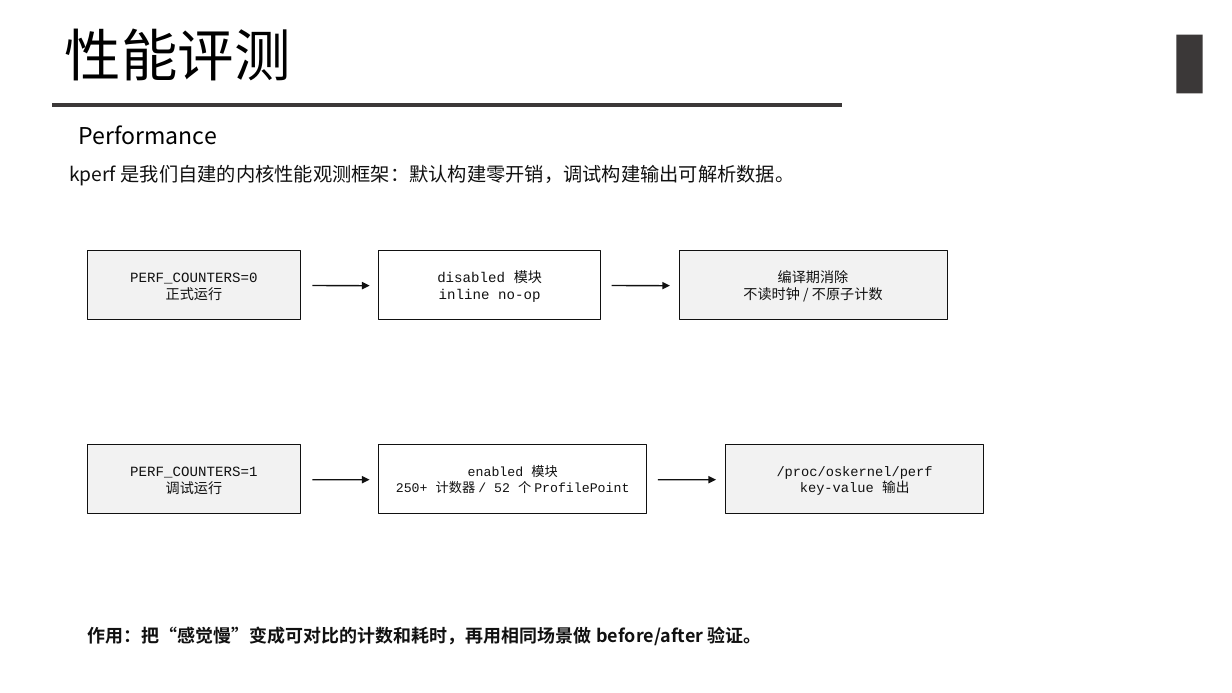
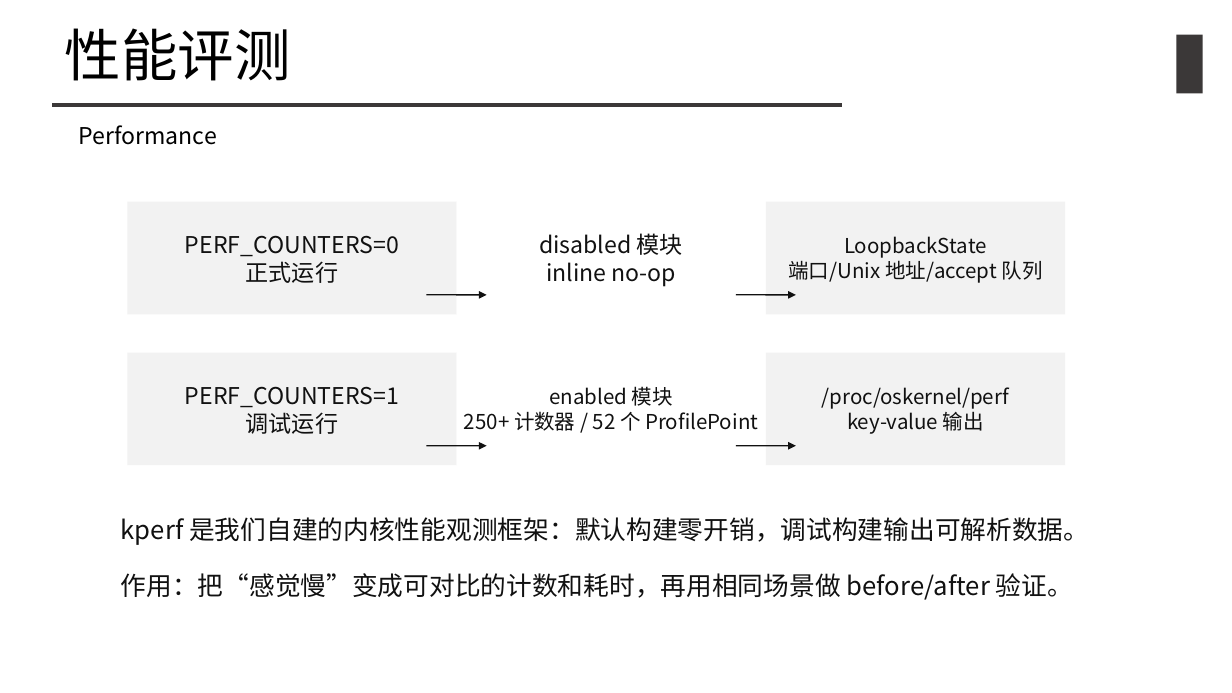
Before and after one commit to pengstem/WHUSP, a slide deck: slide 29 of WHUSP 初赛汇报.pptx (slide 28 before the commit). Drawn at 1232x693 pixels with LibreOffice and Linux fonts; fonts in the diff are those of the drawing. Boxes give left, top, right and bottom in pixels: in the first picture for what was removed or moved away, otherwise in the second. Text is boxed around its words. In the diff, an @@ line names an element or a change of style, - is before the commit and + after.

```diff
--- a/WHUSP 初赛汇报.pptx
+++ b/WHUSP 初赛汇报.pptx
@@ rectangle "PERF_COUNTERS=0": place and size @@
-rectangle "PERF_COUNTERS=0" at (88,250,300,320)
+rectangle "PERF_COUNTERS=0" at (128,201,457,314)
@@ size 11 to 18 pt, font Courier New to Noto Sans CJK SC; outline #111111 0.8 pt to none in 3 elements at (128,201,457,314), (128,353,457,466), (539,233,683,286) @@
@@ text "disabled 模块": place and size @@
-text "disabled 模块" at (379,250,601,320)
+text "disabled 模块" at (539,233,683,286)
@@ rectangle added at (766,201,1066,314), fill #F2F2F2, 16 pt, text #111111 @@
+LoopbackState
+端口/Unix 地址/accept 队列
@@ rectangle removed at (679,250,947,320) @@
-编译期消除
-不读时钟 / 不原子计数
@@ arrow moved from (312, 286) - (370, 286) to (427, 295) - (487, 295) @@
@@ arrow moved from (612, 286) - (670, 286) to (736, 295) - (796, 295) @@
@@ rectangle "PERF_COUNTERS=1": place and size @@
-rectangle "PERF_COUNTERS=1" at (88,445,300,514)
+rectangle "PERF_COUNTERS=1" at (128,353,457,466)
@@ text "enabled 模块": place and size @@
-text "enabled 模块" at (379,445,647,514)
+text "enabled 模块" at (464,386,758,431)
@@ text "enabled 模块" at (464,386,758,431): size 10.3 to 16 pt, font Courier New to Noto Sans CJK SC; outline #111111 0.8 pt to none @@
@@ rectangle "/proc/oskernel/perf": place and size @@
-rectangle "/proc/oskernel/perf" at (726,445,984,514)
+rectangle "/proc/oskernel/perf" at (766,353,1066,466)
@@ rectangle "/proc/oskernel/perf" at (766,353,1066,466): size 10.7 to 16 pt, font Courier New to Noto Sans CJK SC; outline #111111 0.8 pt to none @@
@@ arrow moved from (312, 480) - (370, 480) to (427, 445) - (487, 445) @@
@@ arrow moved from (658, 480) - (716, 480) to (736, 445) - (796, 445) @@
@@ text "kperf 是我们自建的内核性能观测框架：默认构建零开销，调试构建输出可解析数据。": place and size @@
-text "kperf 是我们自建的内核性能观测框架：默认构建零开销，调试构建输出可解析数据。" at (69,164,795,186)
+text "kperf 是我们自建的内核性能观测框架：默认构建零开销，调试构建输出可解析数据。" at (121,517,1089,545)
@@ text "kperf 是我们自建的内核性能观测框架：默认构建零开销，调试构建输出可解析数据。" at (121,517,1089,545): size 15 to 20 pt @@
@@ text "作用：把“感觉慢”变成可对比的计数和耗时，再用相同场景做 before/after 验证。": place and size @@
-text "作用：把“感觉慢”变成可对比的计数和耗时，再用相同场景做 before/after 验证。" at (88,626,762,646)
+text "作用：把“感觉慢”变成可对比的计数和耗时，再用相同场景做 before/after 验证。" at (121,573,1073,600)
@@ text "作用：把“感觉慢”变成可对比的计数和耗时，再用相同场景做 before/after 验证。" at (121,573,1073,600): size 14 to 20 pt, bold off @@
```
Also in this commit, not shown: 5 other slides changed, 1 slide added, 1 other file.
